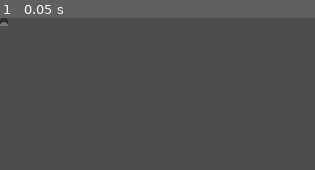
Above: before the commit, frame 1.
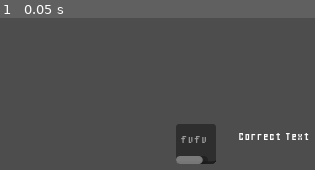
Above: after the commit, the same moment.

Repository: Difio3333/imnotarobot
Game: Godot game, scene res://world/World.tscn
Same seed, same stepped clock (60 frames per second), same inputs: the game is played once before the commit and once after it.
Inputs:
- Up to frame 1 (0.05 s): no input

The runs differ from the first frame. In frame 1, 3.8% of the frame differs, in the area x 0-99%, y 0-97%.

Commit message:
push

Diff:
--- a/levels/level_2.tscn
+++ b/levels/level_2.tscn
@@ -1,14 +1,35 @@
-[gd_scene load_steps=2 format=3 uid="uid://b5idxyjn2jq01"]
+[gd_scene load_steps=3 format=3 uid="uid://b5idxyjn2jq01"]
 
 [ext_resource type="PackedScene" uid="uid://dloiy8gta264g" path="res://scenes/captcha_text_in.tscn" id="1_rhgui"]
+[ext_resource type="Script" path="res://scripts/level_2_script.gd" id="1_y0npd"]
 
 [node name="Level2" type="Node2D" groups=["Level"]]
+script = ExtResource("1_y0npd")
 
 [node name="Control" type="Control" parent="."]
 layout_mode = 3
 anchors_preset = 0
-offset_right = 40.0
-offset_bottom = 40.0
+offset_left = 49.0
+offset_top = 33.0
+offset_right = 89.0
+offset_bottom = 73.0
 
 [node name="CaptchaTextIn" parent="Control" instance=ExtResource("1_rhgui")]
-layout_mode = 0
+layout_mode = 1
+anchors_preset = 15
+anchor_right = 1.0
+anchor_bottom = 1.0
+offset_left = 127.0
+offset_top = 73.0
+offset_right = 127.0
+offset_bottom = 73.0
+grow_horizontal = 2
+grow_vertical = 2
+placeholder_text = "fvfvfd"
+
+[node name="TempLabel" type="Label" parent="."]
+offset_left = 238.0
+offset_top = 109.0
+offset_right = 310.0
+offset_bottom = 126.0
+text = "Correct Text"
--- /dev/null
+++ b/scripts/level_2_script.gd
@@ -0,0 +1,11 @@
+extends Node2D
+
+
+# Called when the node enters the scene tree for the first time.
+func _ready() -> void:
+	pass # Replace with function body.
+
+
+# Called every frame. 'delta' is the elapsed time since the previous frame.
+func _process(delta: float) -> void:
+	pass
